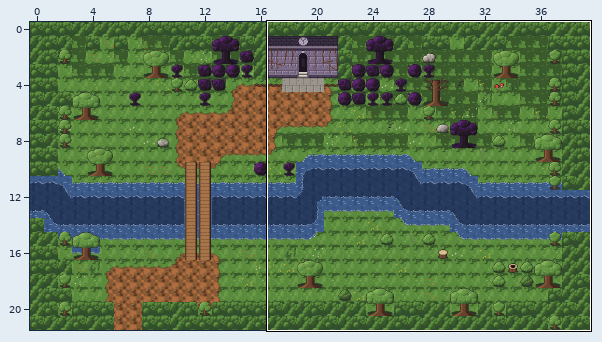
One commit to this Tiled map: maps/overworld/foret_temple.tmx. Above, an overview of the earlier version with the close-up marked.
Close-up. Earlier state:
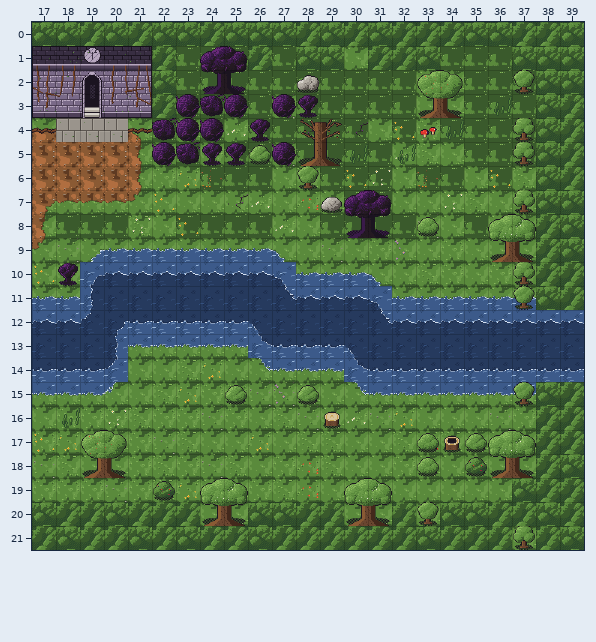
Cells are 32x32 px. Shown: x 17..39, y 0..21.
Once edited:
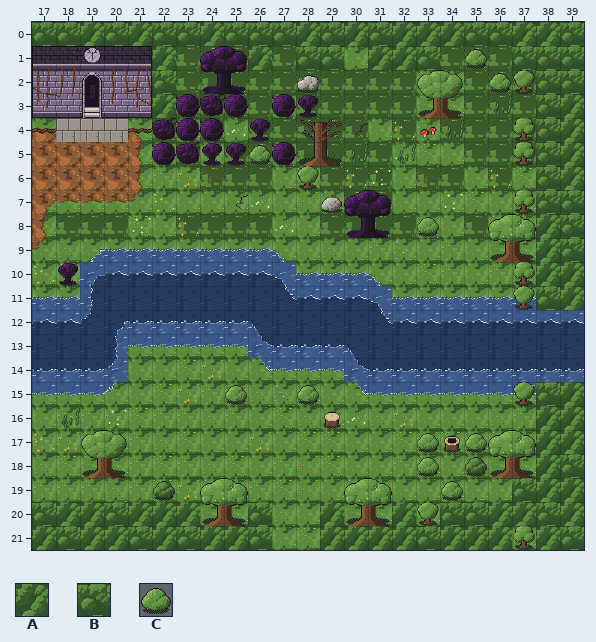
Key: from "foret": A 74, B 75, C 96.
_ is an empty cell.
Diff:
Layer "Murs":
The edit adds tile C in row 1 at x 35; in row 2 at x 36; in row 19 at x 34.
The edit erases tile A in row 20 at x 28; in row 21 at x 27 to 28.
The edit erases tile B in row 20 at x 27.
Boxes around the changes in both close-ups, in picture pixels (x1, y1, x2, y2):
added: (465, 49, 511, 93)
added: (441, 481, 463, 501)
removed: (272, 502, 320, 550)
